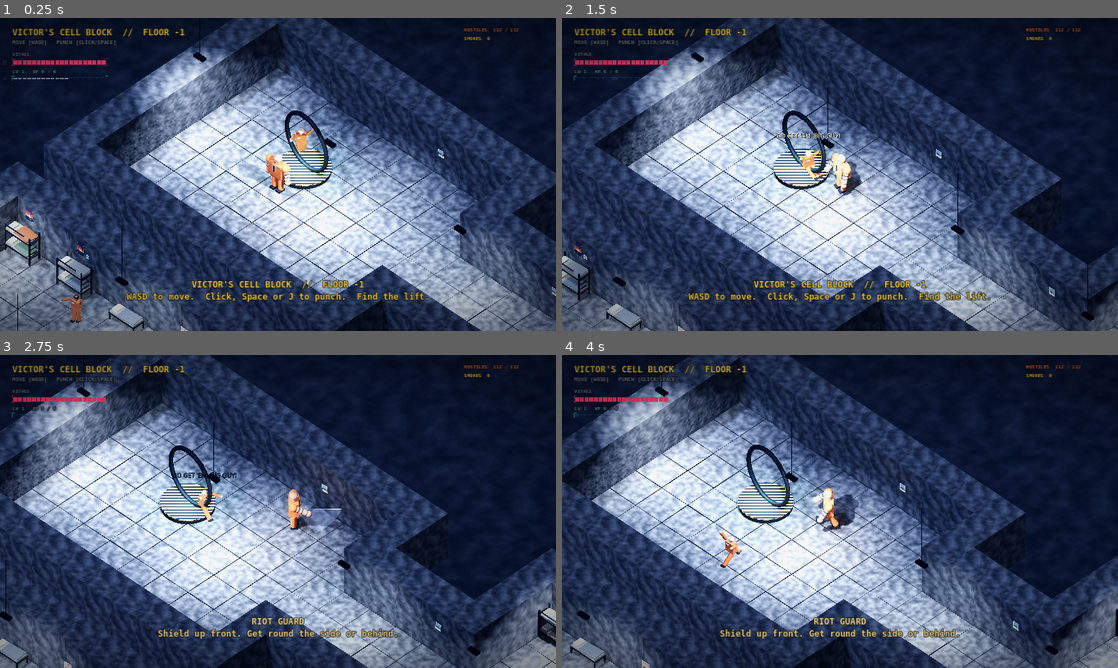
Above: before the commit, frames 1-4 (two rows, left to right).
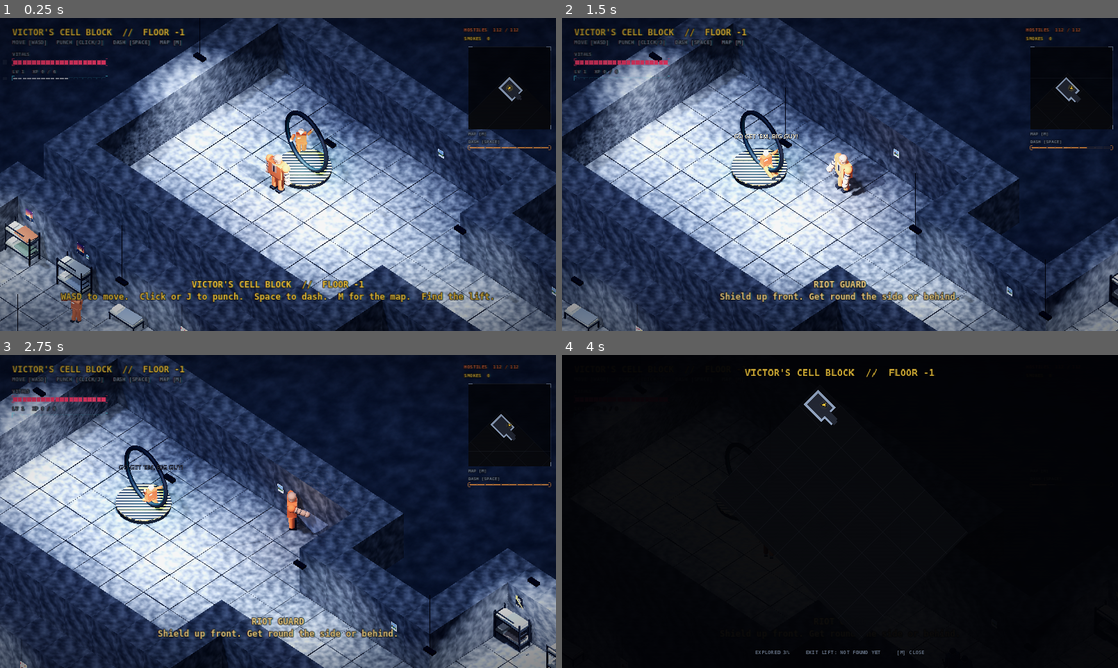
Above: after the commit, the same moments.

Repository: Noj-eng/inescapable-prison
Game: Godot game, scene res://scenes/cellblock_3d.tscn
The game is run twice, just before and just after one commit, with the same random seed, the same clock (stepped at 60 frames per second) and the same inputs. This scene is started directly instead of the project's main scene.
Inputs (mouse positions are in pixels of both pictures, inside the frame that each line leads up to):
- Up to frame 1 (0.25 s): no input
- Up to frame 2 (1.5 s): tap Enter at 0.5 s; move the mouse to (962, 158) at 0.52 s; hold D 0.53-1.25 s; tap M at 0.6 s; click (962, 158) at 0.67 s; tap Space at 0.77, 1.07 s; tap Tab at 0.8 s; drag from (728, 190) to (812, 237) at 1.27 s
- Up to frame 3 (2.75 s): move the mouse to (333, 442) at 2.02 s; hold D from 2.03 s (still down); hold J from 2.03 s (still down); click (333, 442) at 2.17 s; tap E at 2.3 s
- Up to frame 4 (4 s): release D at 2.75 s; release J at 2.75 s; drag from (812, 574) to (673, 464) at 2.77 s; move the mouse to (1006, 558) at 3.52 s; hold A from 3.53 s (still down); hold Space from 3.53 s (still down); click (1006, 558) at 3.67 s; tap M at 3.8 s

The runs differ from the first frame. In frame 1, 4.8% of the frame differs, in the area x 10-100%, y 6-91%; in frame 2, 55%; in frame 3, 53%; in frame 4, 97%, in the area x 0-100%, y 0-100%.

Commit message:
Fog-of-war map (corner minimap + full map on M/Tab) and Space dash
- scripts/3d/minimap_3d.gd: reveals what Victor can see (line of sight),
  marks Victor, the exit lift once spotted and contraband; resets each floor.
  Big map pauses the game and shows how much of the floor is explored.
- Space is now a dash: quick burst with i-frames, light streaks and
  after-images, cooldown meter under the map. Punch is click or J.
- Dash and map numbers in tuning_3d.gd.

Co-Authored-By: Claude Opus 5.5 <noreply@anthropic.com>
Claude-Session: https://claude.ai/code/session_01Gct3uK7jaMJmJeqWvcdmJt

Diff:
--- a/scripts/3d/cellblock_3d.gd
+++ b/scripts/3d/cellblock_3d.gd
@@ -22,6 +22,7 @@
 const LIGHT_RANGE := 30.0   # metres around Victor where lamps are switched on
 const Look := preload("res://scripts/3d/look_3d.gd")
 const VictorScript := preload("res://scripts/3d/victor_3d.gd")
+const Minimap := preload("res://scripts/3d/minimap_3d.gd")
 const GuardScript := preload("res://scripts/3d/guard_3d.gd")
 ## The 3D Cell Block C: about twice the size of the 2D one, built for running.
 ## # wall  . floor  b bunk  t toilet  B electrified glass cell front
@@ -141,7 +142,8 @@
 	_build_paths()
 	Powerup.scatter(self, map, _rng, Tune.POWERUPS_PER_FLOOR, CELL, _start_at)
 	_build_hud()
-	_say("%s\nWASD to move.  Click, Space or J to punch.  Find the lift." % _title(), Color("ffd23f"), 4.0)
+	Minimap.make(self)     # the fog-of-war map (minimap_3d.gd)
+	_say("%s\nWASD to move.  Click or J to punch.  Space to dash.  M for the map.  Find the lift." % _title(), Color("ffd23f"), 4.0)
 
 
 func cell_pos(x: float, y: float) -> Vector3:
@@ -844,7 +846,7 @@
 	_hud = CanvasLayer.new()
 	add_child(_hud)
 	_chroma(_title(), Vector2(28, 20), Vector2(600, 30), 20, Color("ffd23f"))
-	_chroma("MOVE [WASD]   PUNCH [CLICK/SPACE]", Vector2(28, 48), Vector2(600, 20), 12, Color(0.62, 0.7, 0.82, 0.75))
+	_chroma("MOVE [WASD]   PUNCH [CLICK/J]   DASH [SPACE]   MAP [M]", Vector2(28, 48), Vector2(600, 20), 12, Color(0.62, 0.7, 0.82, 0.75))
 	_chroma("VITALS", Vector2(28, 76), Vector2(200, 16), 11, Color(0.62, 0.7, 0.82, 0.75))
 	_health_bar = Control.new()
 	_health_bar.set_script(NeonBarScript)
--- /dev/null
+++ b/scripts/3d/minimap_3d.gd
@@ -0,0 +1,355 @@
+extends CanvasLayer
+## The prison map, with fog of war. Only what Victor has actually seen is
+## drawn: walls he had a clear line of sight to, the rooms he walked through,
+## the exit lift once he's spotted it, and contraband lying on the floor.
+## Every floor starts dark again (the map is rebuilt with the floor).
+##
+##   Small map: top right corner, turned to match the isometric camera.
+##   Big map:   press M or Tab (Esc or M/Tab again to close).
+##
+## The cellblock calls Minimap.make(level) once the floor is built.
+## Numbers (how far he sees, zoom) are in tuning_3d.gd under "Map".
+
+const Tune := preload("res://scripts/3d/tuning_3d.gd")
+const PowerupScript := preload("res://scripts/3d/powerup_3d.gd")
+const NeonBarScript := preload("res://scripts/neon_bar.gd")
+const FX := preload("res://scripts/fx.gd")
+
+const ROT := PI / 4.0       # the camera looks down the diagonal, so the map is a diamond
+const STEEL := Color(0.62, 0.7, 0.82)
+const AMBER := Color("ffd23f")
+const LIFT_GREEN := Color(0.3, 1.0, 0.5)
+const FOG := Color(0.035, 0.04, 0.055, 0.92)
+
+const MINI_POS := Vector2(1078, 66)
+const MINI_SIZE := Vector2(190, 190)
+
+var level: Node             # the cellblock_3d level
+var _img: Image
+var _tex: ImageTexture
+var _seen := PackedByteArray()   # 1 = Victor has seen this square
+var _walkable := 0
+var _seen_walkable := 0
+var _cols := 0
+var _rows := 0
+var _lift_cell := Vector2i(-1, -1)
+var _lift_seen := false
+var _powerups: Array = []
+var _scan_t := 0.0
+var _reveal_t := 0.0
+var _t := 0.0
+var _dirty := false
+
+var _mini: Control
+var _big: Control
+var _big_title: Label
+var _big_info: Label
+var _dash_bar: Control
+var _paused_by_map := false
+
+
+static func make(lvl: Node) -> CanvasLayer:
+	var m := CanvasLayer.new()
+	m.set_script(load("res://scripts/3d/minimap_3d.gd"))
+	m.level = lvl
+	lvl.add_child(m)
+	return m
+
+
+func _ready() -> void:
+	layer = 4                                   # over the HUD, under the level-up, picker and scanlines
+	process_mode = Node.PROCESS_MODE_ALWAYS     # so the big map can be closed while paused
+	_rows = level.rows
+	_cols = level.cols
+	_img = Image.create(_cols, _rows, false, Image.FORMAT_RGBA8)
+	_img.fill(Color(0, 0, 0, 0))
+	_tex = ImageTexture.create_from_image(_img)
+	_seen.resize(_cols * _rows)
+	for y in _rows:
+		for x in _cols:
+			var ch: String = level.map[y][x]
+			if ch == "E":
+				_lift_cell = Vector2i(x, y)
+			if not _blocks_sight(ch):
+				_walkable += 1
+
+	_mini = Control.new()
+	_mini.position = MINI_POS
+	_mini.size = MINI_SIZE
+	_mini.clip_contents = true
+	_mini.mouse_filter = Control.MOUSE_FILTER_IGNORE
+	_mini.texture_filter = CanvasItem.TEXTURE_FILTER_NEAREST
+	_mini.draw.connect(_draw_mini)
+	add_child(_mini)
+	_label("MAP [M]", MINI_POS + Vector2(0, MINI_SIZE.y + 4), 10, Color(STEEL, 0.75))
+	# the dash meter sits under the map: full = ready
+	_label("DASH [SPACE]", MINI_POS + Vector2(0, MINI_SIZE.y + 22), 10, Color(STEEL, 0.75))
+	_dash_bar = Control.new()
+	_dash_bar.set_script(NeonBarScript)
+	_dash_bar.position = MINI_POS + Vector2(0, MINI_SIZE.y + 38)
+	_dash_bar.size = Vector2(MINI_SIZE.x, 9)
+	_dash_bar.color = Color("ff9a3c")
+	_dash_bar.segments = 10
+	_dash_bar.mouse_filter = Control.MOUSE_FILTER_IGNORE
+	add_child(_dash_bar)
+
+	_big = Control.new()
+	_big.size = Vector2(1280, 720)
+	_big.visible = false
+	_big.mouse_filter = Control.MOUSE_FILTER_IGNORE
+	_big.texture_filter = CanvasItem.TEXTURE_FILTER_NEAREST
+	_big.draw.connect(_draw_big)
+	add_child(_big)
+	_big_title = _label("", Vector2(0, 26), 22, AMBER, _big)
+	_big_title.size.x = 1280
+	_big_title.horizontal_alignment = HORIZONTAL_ALIGNMENT_CENTER
+	_big_info = _label("", Vector2(0, 676), 12, Color(STEEL, 0.8), _big)
+	_big_info.size.x = 1280
+	_big_info.horizontal_alignment = HORIZONTAL_ALIGNMENT_CENTER
+	_reveal()
+
+
+func _label(text: String, pos: Vector2, font_size: int, color: Color, parent: Node = null) -> Label:
+	var l := Label.new()
+	l.text = text
+	l.position = pos
+	l.size = Vector2(MINI_SIZE.x, font_size + 6)
+	l.mouse_filter = Control.MOUSE_FILTER_IGNORE
+	l.add_theme_font_override("font", FX.mono_font())
+	l.add_theme_font_size_override("font_size", font_size)
+	l.add_theme_color_override("font_color", color)
+	l.add_theme_color_override("font_outline_color", Color(0, 0, 0, 0.85))
+	l.add_theme_constant_override("outline_size", 4)
+	(parent if parent else self).add_child(l)
+	return l
+
+
+# --- fog of war ----------------------------------------------------------------
+
+static func _blocks_sight(ch: String) -> bool:
+	return ch == "#" or ch == "H"      # solid wall, solitary door
+
+
+## What colour a square is on the map once it's been seen.
+func _colour(x: int, y: int) -> Color:
+	var ch: String = level.map[y][x]
+	match ch:
+		"#":
+			return Color(STEEL, 0.95) if level._touches_floor(x, y) else Color(0, 0, 0, 0)
+		"B": return Color(0.3, 0.85, 1.0, 0.95)      # electrified glass
+		"D": return Color(1.0, 0.55, 0.2, 0.95)      # vault door
+		"H": return Color(0.85, 0.3, 0.28, 0.95)     # solitary door
+		"E": return Color(LIFT_GREEN, 0.95)
+		".", "p", "R", "G", "M", "T", "v":
+			return Color(0.15, 0.17, 0.22, 0.94)     # open floor
+	return Color(0.3, 0.33, 0.4, 0.94)               # furniture and props
+
+
+## Marks everything Victor can see from where he stands.
+func _reveal() -> void:
+	var p: Node3D = level.player
+	if not is_instance_valid(p):
+		return
+	var c := Vector2i(roundi(p.global_position.x / level.CELL), roundi(p.global_position.z / level.CELL))
+	var r := Tune.MAP_SIGHT
+	for dy in range(-r, r + 1):
+		for dx in range(-r, r + 1):
+			if dx * dx + dy * dy > r * r:
+				continue
+			var x := c.x + dx
+			var y := c.y + dy
+			if x < 0 or y < 0 or x >= _cols or y >= _rows or _seen[y * _cols + x] == 1:
+				continue
+			if _clear_line(c, Vector2i(x, y)):
+				_mark(x, y)
+
+
+func _mark(x: int, y: int) -> void:
+	_seen[y * _cols + x] = 1
+	_img.set_pixel(x, y, _colour(x, y))
+	if not _blocks_sight(level.map[y][x]):
+		_seen_walkable += 1
+	if Vector2i(x, y) == _lift_cell and not _lift_seen:
+		_lift_seen = true
+		if level.has_method("_say"):
+			level._say("EXIT LIFT SPOTTED.\nIt's on your map.", LIFT_GREEN, 2.0)
+	_dirty = true
+
+
+## True when nothing solid stands between the two squares (the far square
+## itself may be a wall: that's how walls get drawn).
+func _clear_line(a: Vector2i, b: Vector2i) -> bool:
+	var dx := absi(b.x - a.x)
+	var dy := -absi(b.y - a.y)
+	var sx := 1 if a.x < b.x else -1
+	var sy := 1 if a.y < b.y else -1
+	var err := dx + dy
+	var x := a.x
+	var y := a.y
+	while true:
+		if x == b.x and y == b.y:
+			return true
+		if (x != a.x or y != a.y) and _blocks_sight(level.map[y][x]):
+			return false
+		var e2 := 2 * err
+		if e2 >= dy:
+			err += dy
+			x += sx
+		if e2 <= dx:
+			err += dx
+			y += sy
+	return true
+
+
+func _process(delta: float) -> void:
+	_t += delta
+	if not is_instance_valid(level) or not is_instance_valid(level.player):
+		return
+	if level.get("_game_over") and _big.visible:
+		_toggle_big()
+	if not get_tree().paused:
+		_reveal_t -= delta
+		if _reveal_t <= 0.0:
+			_reveal_t = 0.1
+			_reveal()
+		_scan_t -= delta
+		if _scan_t <= 0.0:
+			_scan_t = 0.5
+			_find_powerups()
+	if _dirty:
+		_dirty = false
+		_tex.update(_img)
+	var p = level.player
+	if p.has_method("dash_ready"):
+		_dash_bar.value = p.dash_ready()
+	_mini.queue_redraw()
+	if _big.visible:
+		_big.queue_redraw()
+
+
+## Contraband on the floor (some is dropped later by beaten guards).
+func _find_powerups() -> void:
+	_powerups.clear()
+	for n in level.get_children():
+		if n.get_script() == PowerupScript and not n.get("_taken"):
+			_powerups.append(n)
+
+
+func _unhandled_input(event: InputEvent) -> void:
+	if not (event is InputEventKey and event.pressed and not event.echo):
+		return
+	var k: Key = event.keycode
+	if k == KEY_M or k == KEY_TAB or (k == KEY_ESCAPE and _big.visible):
+		_toggle_big()
+		get_viewport().set_input_as_handled()
+
+
+func _toggle_big() -> void:
+	if not _big.visible:
+		# don't open over the lift picker, a level-up or the game over screen
+		if get_tree().paused or level.get("_game_over") or level.get("_descending"):
+			return
+		_big.visible = true
+		_mini.visible = false
+		if Tune.MAP_PAUSES:
+			get_tree().paused = true
+			_paused_by_map = true
+	else:
+		_big.visible = false
+		_mini.visible = true
+		if _paused_by_map:
+			get_tree().paused = false
+			_paused_by_map = false
+
+
+# --- drawing ----------------------------------------------------------------------
+
+func _cell_of(n: Node3D) -> Vector2:
+	return Vector2(n.global_position.x, n.global_position.z) / level.CELL
+
+
+## A map square (or point between squares) to a screen spot.
+func _to_screen(cell: Vector2, centre_cell: Vector2, centre: Vector2, scale: float) -> Vector2:
+	return centre + (cell - centre_cell).rotated(ROT) * scale
+
+
+func _draw_map(c: Control, centre_cell: Vector2, centre: Vector2, scale: float) -> void:
+	# the floor's whole footprint is fog: you can see how much is still unknown
+	c.draw_set_transform(centre - centre_cell.rotated(ROT) * scale, ROT, Vector2(scale, scale))
+	c.draw_rect(Rect2(Vector2(-0.5, -0.5), Vector2(_cols, _rows)), FOG)
+	# faint survey grid across the fog, one line per room block
+	for gx in range(0, _cols, 13):
+		c.draw_line(Vector2(gx - 0.5, -0.5), Vector2(gx - 0.5, _rows - 0.5), Color(STEEL, 0.05), 1.0 / scale)
+	for gy in range(0, _rows, 13):
+		c.draw_line(Vector2(-0.5, gy - 0.5), Vector2(_cols - 0.5, gy - 0.5), Color(STEEL, 0.05), 1.0 / scale)
+	c.draw_texture(_tex, Vector2(-0.5, -0.5))
+	c.draw_set_transform(Vector2.ZERO, 0.0, Vector2.ONE)
+	# contraband he's seen, glowing in its own colour
+	for pu in _powerups:
+		if not is_instance_valid(pu) or pu.get("_taken"):
+			continue
+		var pc := _cell_of(pu)
+		var gi := Vector2i(roundi(pc.x), roundi(pc.y))
+		if gi.x < 0 or gi.y < 0 or gi.x >= _cols or gi.y >= _rows or _seen[gi.y * _cols + gi.x] == 0:
+			continue
+		var tint: Color = PowerupScript.TYPES[pu.kind]["tint"]
+		var at := _to_screen(pc, centre_cell, centre, scale)
+		c.draw_circle(at, maxf(2.0, scale * 0.6) + 1.5, Color(tint, 0.25))
+		c.draw_circle(at, maxf(1.5, scale * 0.45), tint)
+	# the exit lift: a pulsing green square once he's seen it
+	if _lift_seen:
+		var at := _to_screen(Vector2(_lift_cell), centre_cell, centre, scale)
+		var pulse := 0.5 + 0.5 * sin(_t * 4.0)
+		var r := maxf(4.0, scale * 1.4)
+		c.draw_rect(Rect2(at - Vector2(r, r), Vector2(r, r) * 2.0), Color(LIFT_GREEN, 0.15 + 0.2 * pulse))
+		c.draw_rect(Rect2(at - Vector2(r, r), Vector2(r, r) * 2.0), LIFT_GREEN, false, 1.5)
+		c.draw_rect(Rect2(at - Vector2(r, r) * (1.4 + pulse * 0.6), Vector2(r, r) * 2.0 * (1.4 + pulse * 0.6)), Color(LIFT_GREEN, 0.5 * (1.0 - pulse)), false, 1.0)
+	# Victor: an amber arrow pointing the way he faces
+	var p = level.player
+	var vat := _to_screen(_cell_of(p), centre_cell, centre, scale)
+	var f: Vector3 = p.facing
+	var dir := Vector2(f.x, f.z).rotated(ROT).normalized()
+	if dir == Vector2.ZERO:
+		dir = Vector2.DOWN
+	var side := Vector2(-dir.y, dir.x)
+	var s := maxf(5.0, scale * 1.2)
+	c.draw_circle(vat, s * 1.6, Color(AMBER, 0.12 + 0.08 * sin(_t * 6.0)))
+	var tri := PackedVector2Array([vat + dir * s * 1.3, vat - dir * s * 0.8 + side * s * 0.8, vat - dir * s * 0.4, vat - dir * s * 0.8 - side * s * 0.8])
+	c.draw_colored_polygon(tri, AMBER)
+	c.draw_polyline(tri + PackedVector2Array([tri[0]]), Color(0, 0, 0, 0.8), 1.0)
+
+
+func _draw_mini() -> void:
+	var size := _mini.size
+	_mini.draw_rect(Rect2(Vector2.ZERO, size), Color(0.01, 0.012, 0.018, 0.78))
+	_draw_map(_mini, _cell_of(level.player), size * 0.5, Tune.MAP_ZOOM)
+	_frame(_mini, Rect2(Vector2.ZERO, size), STEEL)
+	# a slow radar sweep line for that security-monitor feel
+	var sweep := fmod(_t * 0.35, 1.3) - 0.15
+	_mini.draw_rect(Rect2(Vector2(0, size.y * sweep), Vector2(size.x, 2)), Color(STEEL, 0.07))
+
+
+func _draw_big() -> void:
+	_big.draw_rect(Rect2(Vector2.ZERO, _big.size), Color(0.01, 0.012, 0.02, 0.95))
+	var span := (_cols + _rows) / sqrt(2.0)       # the diamond is this many squares across
+	var scale := minf(1180.0 / span, 590.0 / span)
+	var centre_cell := Vector2(_cols - 1, _rows - 1) * 0.5
+	_draw_map(_big, centre_cell, Vector2(640, 364), scale)
+	_frame(_big, Rect2(Vector2(40, 64), Vector2(1200, 600)), STEEL)
+	_big_title.text = level._title()
+	var pct := 100.0 * _seen_walkable / maxf(1.0, _walkable)
+	var lift := "EXIT LIFT: FOUND" if _lift_seen else "EXIT LIFT: NOT FOUND YET"
+	_big_info.text = "EXPLORED %d%%     %s     [M] CLOSE" % [roundi(pct), lift]
+
+
+## Corner brackets, like the HUD meters.
+func _frame(c: Control, r: Rect2, col: Color) -> void:
+	var b := 10.0
+	var a := r.position
+	var z := r.end
+	for corner in [a, Vector2(z.x, a.y), Vector2(a.x, z.y), z]:
+		var dx := b if corner.x == a.x else -b
+		var dy := b if corner.y == a.y else -b
+		c.draw_line(corner, corner + Vector2(dx, 0), Color(col, 0.8), 1.5)
+		c.draw_line(corner, corner + Vector2(0, dy), Color(col, 0.8), 1.5)
+	c.draw_rect(r, Color(col, 0.15), false, 1.0)
--- a/scripts/3d/tuning_3d.gd
+++ b/scripts/3d/tuning_3d.gd
@@ -69,3 +69,14 @@
 const PRISONER_AMOUNT := 1.0       # 1 = normal crowd of panicking prisoners, 0 = none, 2 = twice as many
 const PRISONER_SPEED := 4.6        # they run too: it's an earthquake
 const VAULT_DOOR_HITS := 8         # punches to smash an armory vault door open
+
+# --- Dash (Space) -------------------------------------------------------------------
+const DASH_SPEED := 24.0           # metres per second during the burst
+const DASH_TIME := 0.16            # seconds it lasts (24 x 0.16 = about 4 m)
+const DASH_COOLDOWN := 0.9         # seconds before he can dash again
+const DASH_INVULNERABLE := true    # true = nothing can hurt him mid-dash
+
+# --- Map (M or Tab for the big one) ----------------------------------------------------
+const MAP_SIGHT := 9               # squares (2 m each) Victor can see, for uncovering the map
+const MAP_ZOOM := 4.0              # pixels per square on the small corner map
+const MAP_PAUSES := true           # true = the game stops while the big map is open
--- a/scripts/3d/victor_3d.gd
+++ b/scripts/3d/victor_3d.gd
@@ -1,7 +1,8 @@
 extends CharacterBody3D
-## Victor in 3D. WASD moves (relative to the camera), left click, Space or J
+## Victor in 3D. WASD moves (relative to the camera). Left click or J
 ## punches: a snappy jab, jab, hook combo that hits everything in a
-## 120-degree arc in front of him.
+## 120-degree arc in front of him. Space dashes: a short burst the way he's
+## moving, untouchable while it lasts (numbers in tuning_3d.gd).
 ## Uses res://models/victor.glb (the rigged Meshy model) if it's there,
 ## otherwise a stand-in built from simple shapes.
 
@@ -72,6 +73,16 @@
 var _swipe_mat: ShaderMaterial
 var _swipe_t := 1.0
 var _swipe_len := 0.12
+
+# the dash (Space)
+var _dash_t := 0.0          # seconds left of the current dash
+var _dash_cd := 0.0         # seconds until he can dash again
+var _dash_dir := Vector3.ZERO
+var _space_held := false
+var _dash_from := Vector3.ZERO
+var _streaks: Array[MeshInstance3D] = []
+var _streak_mat: StandardMaterial3D
+var _ghost_t := 0.0
 
 
 func _ready() -> void:
@@ -643,8 +654,15 @@
 		to.y = 0
 		if to.length() > 0.2:
 			facing = to.normalized()
-	var punching := clicking or Input.is_key_pressed(KEY_SPACE) or Input.is_key_pressed(KEY_J)
-	if punching and _punch_cooldown <= 0.0:
+	# Space: dash (only on the press, holding it doesn't chain dashes)
+	_dash_t = maxf(0.0, _dash_t - delta)
+	_dash_cd = maxf(0.0, _dash_cd - delta)
+	var space := Input.is_key_pressed(KEY_SPACE)
+	if space and not _space_held and _dash_cd <= 0.0:
+		_start_dash(move)
+	_space_held = space
+	var punching := clicking or Input.is_key_pressed(KEY_J)
+	if punching and _punch_cooldown <= 0.0 and _dash_t <= 0.0:
 		_punch()
 	_rally_cooldown = maxf(0.0, _rally_cooldown - delta)
 	if Input.is_key_pressed(KEY_F) and _rally_cooldown <= 0.0:
@@ -653,6 +671,11 @@
 	var speed := SPEED * (Tune.VICTOR_PUNCH_SLOWDOWN if _punch_time > 0.0 else 1.0) * (0.5 if _slow_t > 0.0 else 1.0) \
 			* (Tune.COFFEE_SPEED if coffee_t > 0.0 else 1.0) * (1.0 + Skills.value("speed"))
 	var flat := move * speed + _knock
+	if _dash_t > 0.0:
+		flat = _dash_dir * Tune.DASH_SPEED       # the burst overrides walking and knockback
+		_dash_trail(delta)
+	elif not _streaks.is_empty():
+		_end_trail()
 	_knock = _knock.move_toward(Vector3.ZERO, 30.0 * delta)
 	velocity = Vector3(flat.x, velocity.y, flat.z)
 	move_and_slide()
@@ -670,6 +693,129 @@
 		_swipe_t = minf(1.0, _swipe_t + delta / _swipe_len)
 		_swipe_mat.set_shader_parameter("progress", _swipe_t)
 		_swipe.visible = _swipe_t < 1.0
+
+
+# --- the dash ----------------------------------------------------------------------
+
+## 0 = just dashed, 1 = ready again (for the HUD meter).
+func dash_ready() -> float:
+	return 1.0 - _dash_cd / _dash_cooldown()
+
+
+func _dash_cooldown() -> float:
+	return Tune.DASH_COOLDOWN * maxf(0.3, 1.0 - Skills.value("dash_cooldown"))
+
+
+func _start_dash(move: Vector3) -> void:
+	_dash_dir = move if move != Vector3.ZERO else facing   # standing still: dash the way he faces
+	facing = _dash_dir
+	_dash_t = Tune.DASH_TIME
+	_dash_cd = _dash_cooldown()
+	_knock = Vector3.ZERO
+	_punch_time = 0.0
+	if Tune.DASH_INVULNERABLE:
+		_invulnerable = maxf(_invulnerable, Tune.DASH_TIME + 0.06)
+	_dash_from = global_position
+	_ghost_t = 0.0
+	_shake(0.06)
+	_dust_puff(global_position)
+	# a few streaks of light at different heights that stretch behind him
+	if not _streak_mat:
+		_streak_mat = StandardMaterial3D.new()
+		_streak_mat.shading_mode = BaseMaterial3D.SHADING_MODE_UNSHADED
+		_streak_mat.transparency = BaseMaterial3D.TRANSPARENCY_ALPHA
+	_end_trail()
+	for h: float in [0.35, 0.8, 1.25, 1.65, 2.0]:
+		var m := MeshInstance3D.new()
+		var box := BoxMesh.new()
+		box.size = Vector3(0.07 + 0.05 * randf(), 0.07, 1.0)
+		m.mesh = box
+		var mat := _streak_mat.duplicate() as StandardMaterial3D
+		mat.albedo_color = Color(1.0, 0.48, 0.12, 0.8) if h < 1.0 else Color(0.55, 0.8, 1.0, 0.6)
+		m.material_override = mat
+		m.cast_shadow = GeometryInstance3D.SHADOW_CASTING_SETTING_OFF
+		m.set_meta("h", h)
+		m.set_meta("side", randf_range(-0.35, 0.35))
+		get_tree().current_scene.add_child(m)
+		_streaks.append(m)
+
+
+## Keeps the streaks stretched from where the dash began to where he is now,
+## and leaves a fading after-image of him along the way.
+func _dash_trail(delta: float) -> void:
+	var a := _dash_from
+	var b := global_position
+	var flat := b - a
+	flat.y = 0
+	var length := flat.length()
+	if length < 0.05:
+		return
+	var dir := flat / length
+	var side := Vector3(-dir.z, 0, dir.x)
+	for m in _streaks:
+		var off: Vector3 = side * float(m.get_meta("side")) + Vector3(0, float(m.get_meta("h")), 0)
+		m.global_position = a.lerp(b, 0.5) + off - dir * 0.3
+		m.basis = Basis.looking_at(dir, Vector3.UP).scaled(Vector3(1, 1, length + 0.6))
+	_ghost_t -= delta
+	if _ghost_t <= 0.0:
+		_ghost_t = 0.04
+		_ghost(global_position)
+
+
+func _end_trail() -> void:
+	for m in _streaks:
+		if not is_instance_valid(m):
+			continue
+		var mat := m.material_override as StandardMaterial3D
+		var tw := m.create_tween().set_parallel()
+		tw.tween_property(mat, "albedo_color:a", 0.0, 0.22)
+		tw.tween_property(m, "scale:x", 0.2, 0.22)
+		tw.chain().tween_callback(m.queue_free)
+	_streaks.clear()
+
+
+## A see-through orange copy of his bulk that fades on the spot.
+func _ghost(at: Vector3) -> void:
+	var g := MeshInstance3D.new()
+	var cap := CapsuleMesh.new()
+	cap.radius = 0.5
+	cap.height = HEIGHT
+	g.mesh = cap
+	var m := StandardMaterial3D.new()
+	m.shading_mode = BaseMaterial3D.SHADING_MODE_UNSHADED
+	m.transparency = BaseMaterial3D.TRANSPARENCY_ALPHA
+	m.albedo_color = Color(0.95, 0.42, 0.1, 0.28)
+	g.material_override = m
+	g.cast_shadow = GeometryInstance3D.SHADOW_CASTING_SETTING_OFF
+	g.position = at + Vector3(0, HEIGHT * 0.5, 0)
+	g.scale = Vector3(1.0, 1.0, 0.7)
+	get_tree().current_scene.add_child(g)
+	var tw := g.create_tween().set_parallel()
+	tw.tween_property(m, "albedo_color:a", 0.0, 0.25)
+	tw.tween_property(g, "scale", Vector3(0.6, 0.95, 0.4), 0.25)
+	tw.chain().tween_callback(g.queue_free)
+
+
+## Concrete dust kicked up where he pushed off.
+func _dust_puff(at: Vector3) -> void:
+	var ring := MeshInstance3D.new()
+	var torus := TorusMesh.new()
+	torus.inner_radius = 0.5
+	torus.outer_radius = 0.75
+	ring.mesh = torus
+	var m := StandardMaterial3D.new()
+	m.shading_mode = BaseMaterial3D.SHADING_MODE_UNSHADED
+	m.transparency = BaseMaterial3D.TRANSPARENCY_ALPHA
+	m.albedo_color = Color(0.75, 0.72, 0.66, 0.5)
+	ring.material_override = m
+	ring.cast_shadow = GeometryInstance3D.SHADOW_CASTING_SETTING_OFF
+	ring.position = at + Vector3(0, 0.08, 0)
+	ring.scale = Vector3(0.6, 0.15, 0.6)
+	get_tree().current_scene.add_child(ring)
+	var tw := ring.create_tween().set_parallel()
+	tw.tween_property(ring, "scale", Vector3(2.0, 0.1, 2.0), 0.35).set_ease(Tween.EASE_OUT)
+	tw.tween_property(m, "albedo_color:a", 0.0, 0.35)
+	tw.chain().tween_callback(ring.queue_free)
 
 
 func _animate(walking: bool) -> void:
